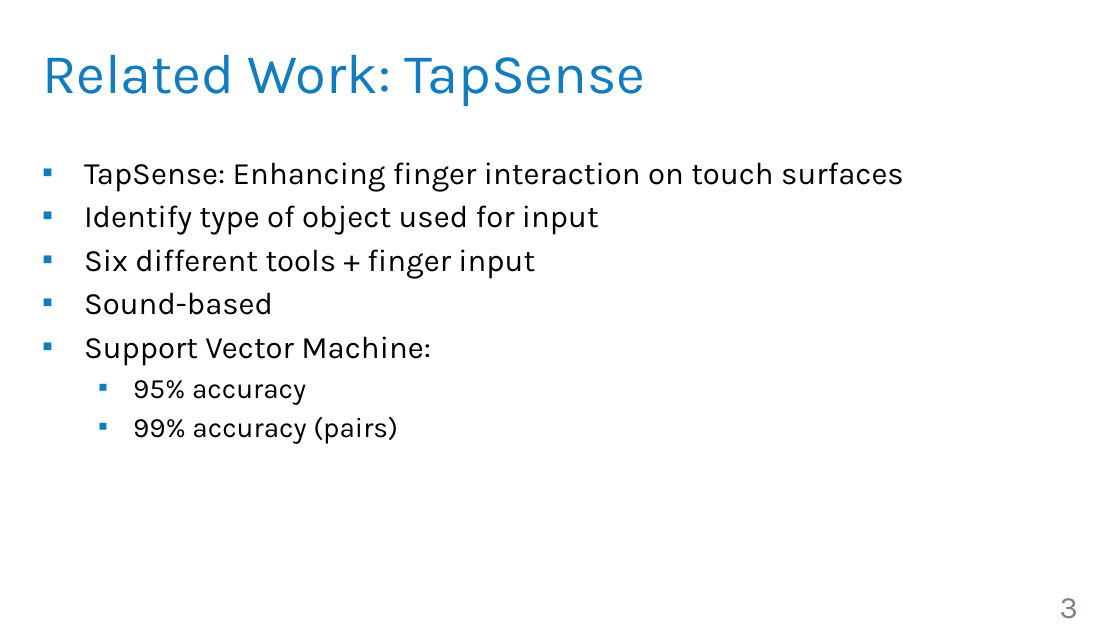
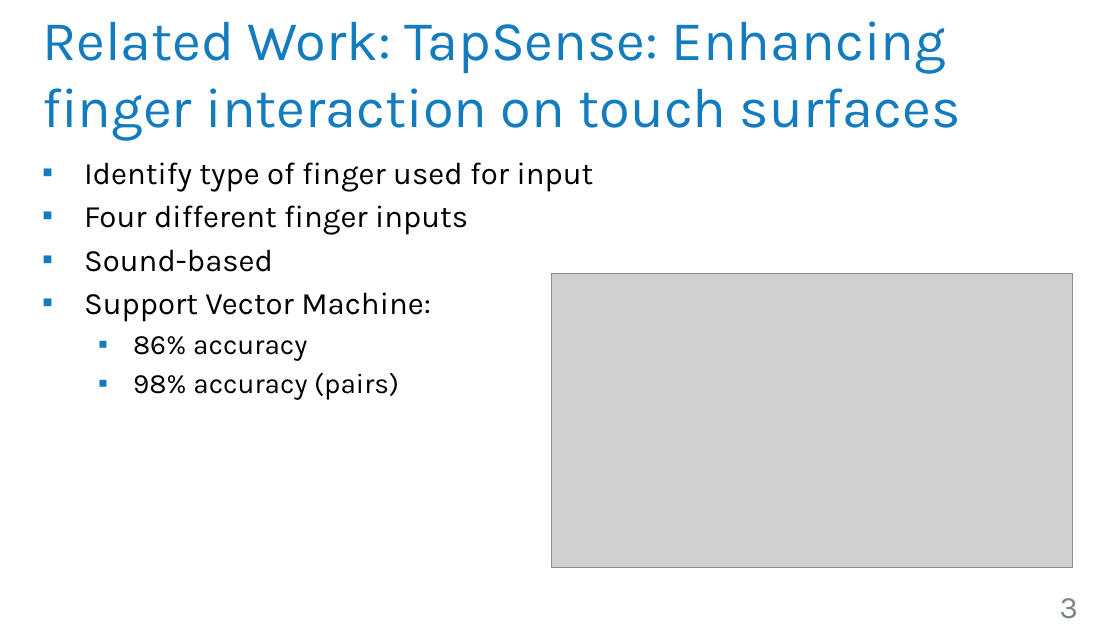
Before and after one commit to robsch94/FaPraKnuckleInput, a slide deck: slide 3 of FirstPresentation.pptx. Drawn at 1120x630 pixels with LibreOffice and Linux fonts; fonts in the diff are those of the drawing; grey boxes stand for pictures; background and template pictures are left out. Boxes give left, top, right and bottom in pixels: in the first picture for what was removed or moved away, otherwise in the second. Text is boxed around its words. In the diff, an @@ line names an element or a change of style, - is before the commit and + after.

Commit message:
Changed TapSense slide

```diff
--- a/FirstPresentation.pptx
+++ b/FirstPresentation.pptx
@@ title at (42,21,960,141): text changed @@
-Related Work: TapSense
+Related Work: TapSense: Enhancing finger interaction on touch surfaces
@@ text at (84,162,594,235): text changed @@
-▪ TapSense: Enhancing finger interaction on touch surfaces
-▪ Identify type of object used for input
-▪ Six different tools + finger input
+▪ Identify type of finger used for input
+▪ Four different finger inputs
@@ picture added at (551,274,1073,568) @@
@@ text at (133,336,399,400): text changed @@
-  ▪ 95% accuracy
-  ▪ 99% accuracy (pairs)
+  ▪ 86% accuracy
+  ▪ 98% accuracy (pairs)
```
Also in this commit, not shown: 1 other file.
